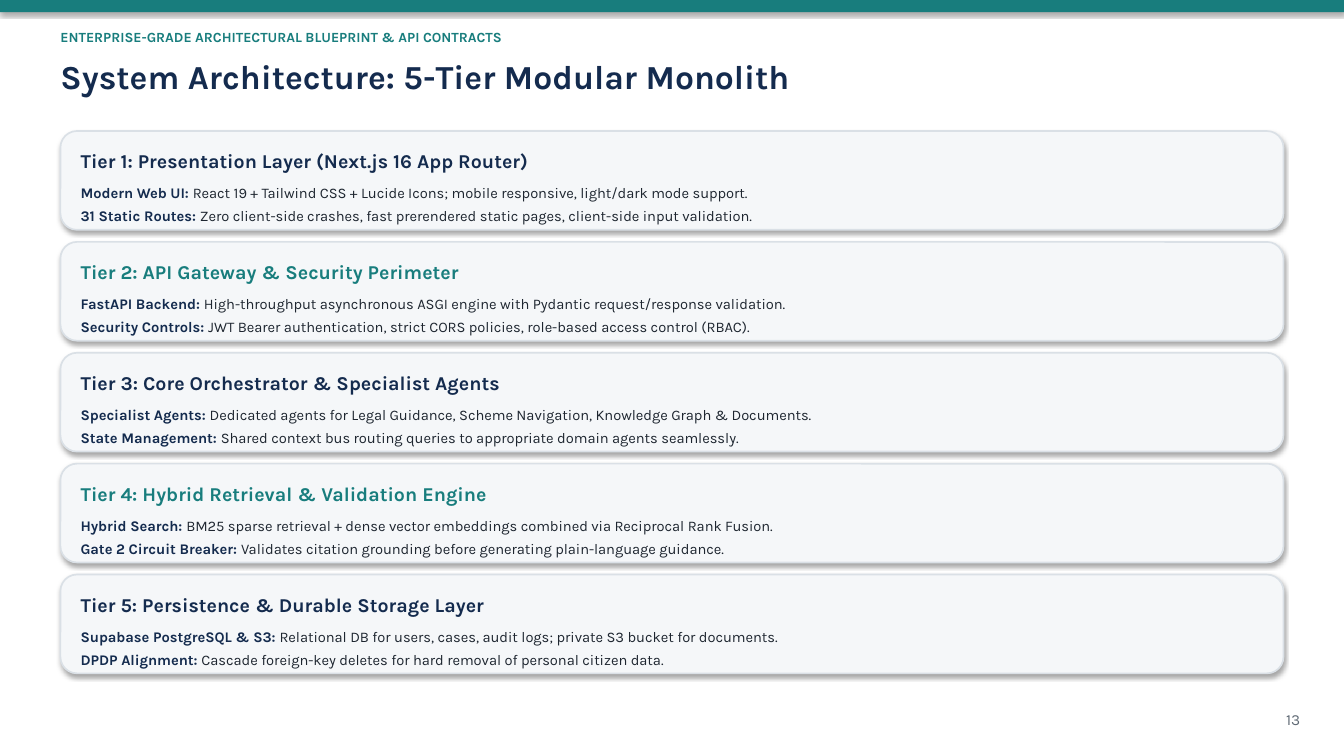
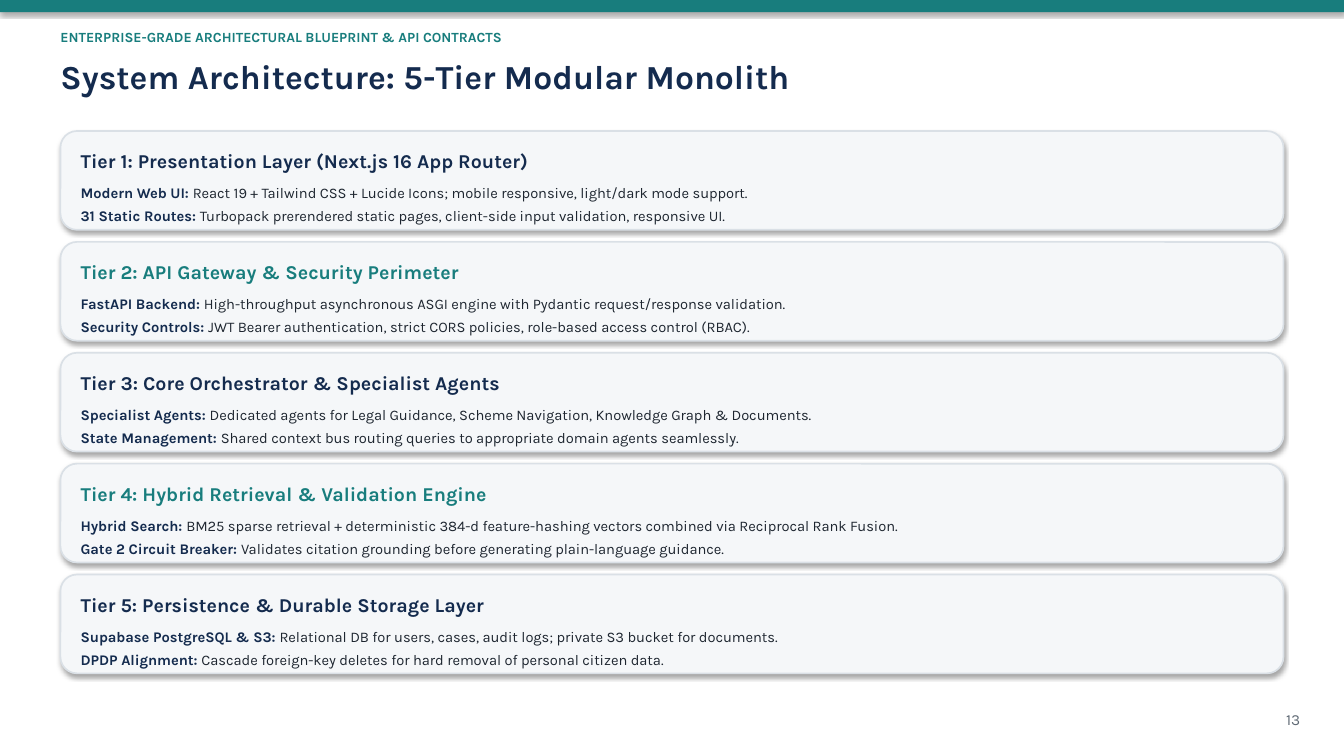
Before and after one commit to DEVANSHSAVLA/Finalyear_MajorProject, a slide deck: slide 13 of docs/review-2-submission/CivicSphere_AI_Review_2_Presentation.pptx. Drawn at 1344x756 pixels with LibreOffice and Linux fonts; fonts in the diff are those of the drawing. Boxes give left, top, right and bottom in pixels: in the first picture for what was removed or moved away, otherwise in the second. Text is boxed around its words. In the diff, an @@ line names an element or a change of style, - is before the commit and + after.

```diff
--- a/docs/review-2-submission/CivicSphere_AI_Review_2_Presentation.pptx
+++ b/docs/review-2-submission/CivicSphere_AI_Review_2_Presentation.pptx
@@ text at [81,210,725,225]: text changed @@
-31 Static Routes: Zero client-side crashes, fast prerendered static pages, client-side input validation.
+31 Static Routes: Turbopack prerendered static pages, client-side input validation, responsive UI.
@@ text at [81,520,898,535]: text changed @@
-Hybrid Search: BM25 sparse retrieval + dense vector embeddings combined via Reciprocal Rank Fusion.
+Hybrid Search: BM25 sparse retrieval + deterministic 384-d feature-hashing vectors combined via Reciprocal Rank Fusion.
```
Also in this commit, not shown: 7 other slides changed, 15 other files.
